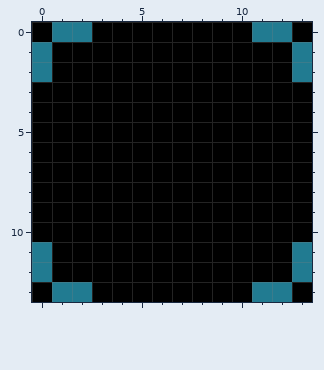
Pixel-art file -- images/spell/template.ase. Above is the file before it was changed.
14x14 pixels, 1 frame.
Now the later version:
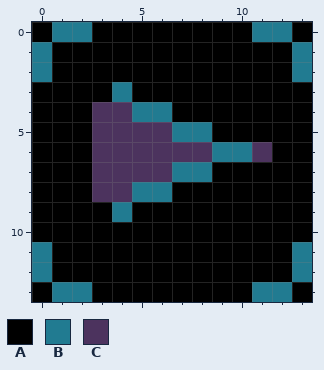
Palette (. is transparent): A #000000  B #217b91  C #4c335e
Difference:
{"where": "layer \"Layer\""}
{"y":3,"x":4,"old":"A","new":"B"}
{"y":4,"x":3,"old":"AAAA","new":"CCBB"}
{"y":5,"x":3,"old":"AAAAAA","new":"CCCCBB"}
{"y":6,"x":3,"old":"AAAAAAAAA","new":"CCCCCCBBC"}
{"y":7,"x":3,"old":"AAAAAA","new":"CCCCBB"}
{"y":8,"x":3,"old":"AAAA","new":"CCBB"}
{"y":9,"x":4,"old":"A","new":"B"}
{"label":"changed","picture_box":[92,82,272,222]}
